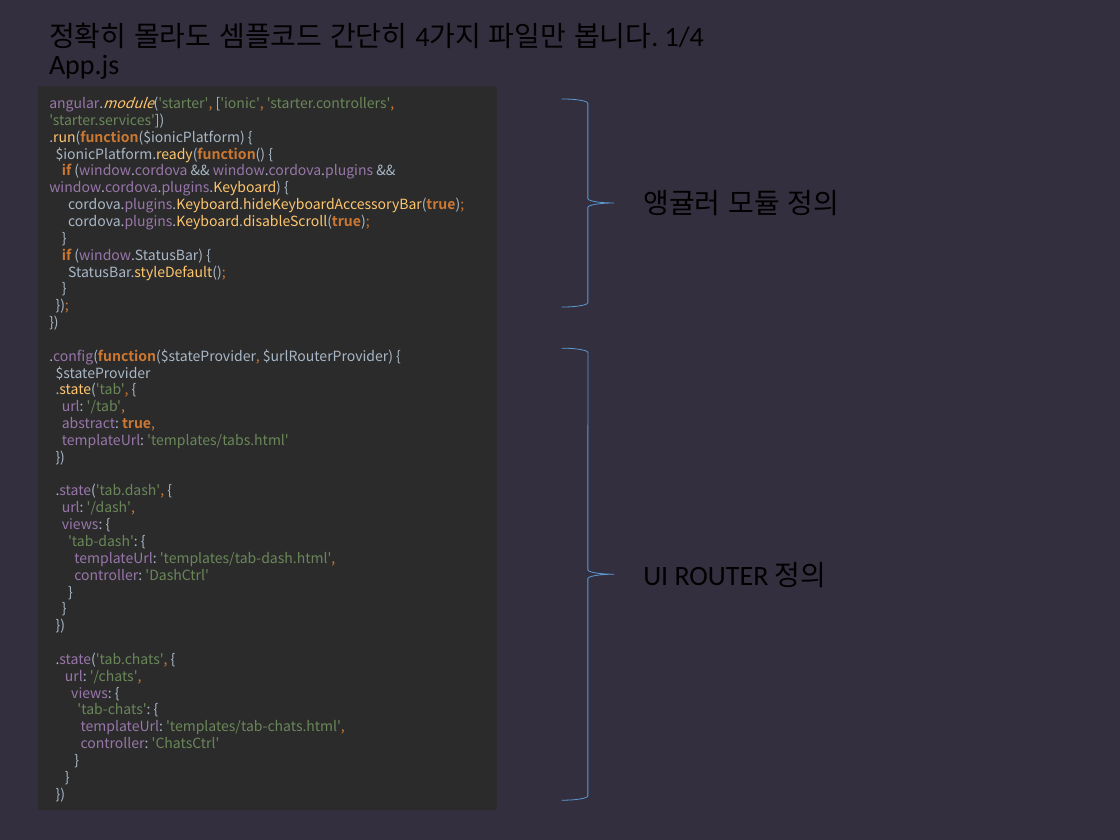
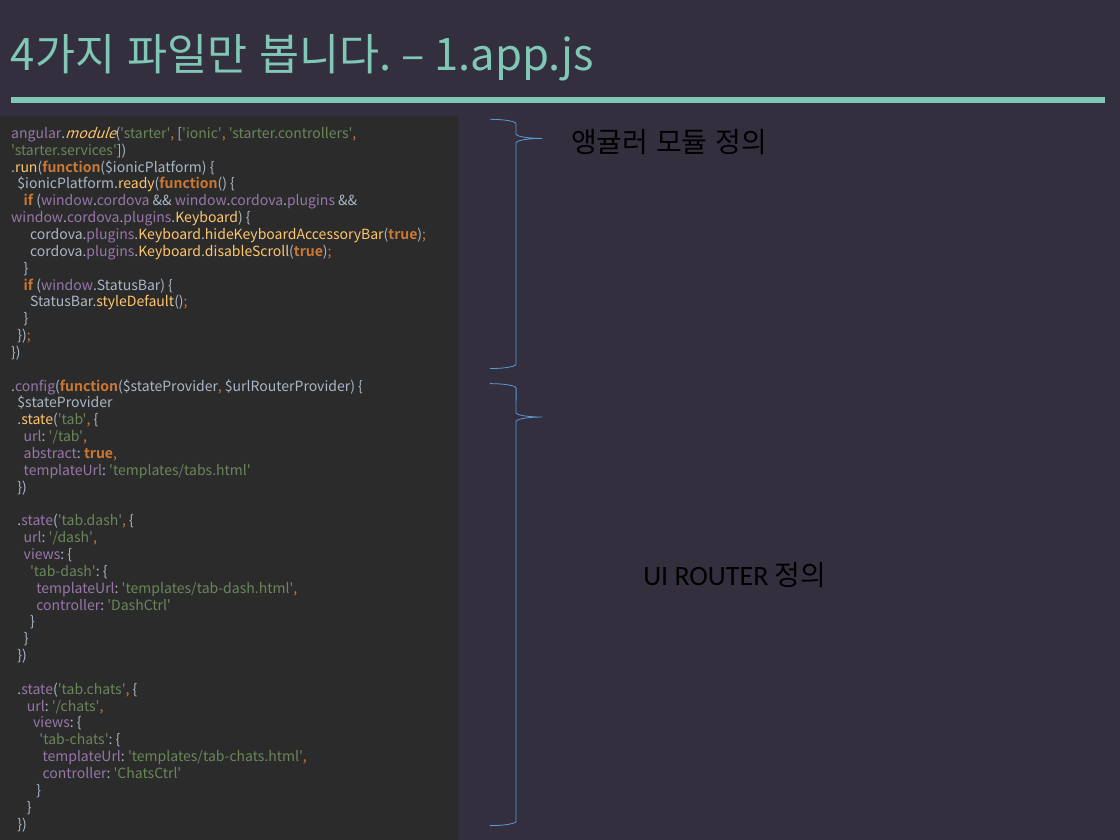
Before and after one commit to yysstory/mozzi, a slide deck: slide 22 of DOCS/1.pptx. Drawn at 1120x840 pixels with LibreOffice and Linux fonts; fonts in the diff are those of the drawing. Boxes give left, top, right and bottom in pixels: in the first picture for what was removed or moved away, otherwise in the second. Text is boxed around its words. In the diff, an @@ line names an element or a change of style, - is before the commit and + after.

```diff
--- a/DOCS/1.pptx
+++ b/DOCS/1.pptx
@@ text at [11,34,594,81]: text changed; size 18 to 28 pt; font Calibri to Noto Sans CJK KR; text colour #000000 to #80C8B5 @@
-정확히 몰라도 셈플코드 간단히 4가지 파일만 봅니다. 1/4
+4가지 파일만 봅니다. – 1.app.js
@@ text removed at [49,55,119,79] @@
-App.js
@@ rectangle "angular.module('starter', ['ionic', 'starter.controllers', ' ...": place and size @@
-rectangle "angular.module('starter', ['ionic', 'starter.controllers', ' ..." at [38,86,497,810]
+rectangle "angular.module('starter', ['ionic', 'starter.controllers', ' ..." at [0,116,459,840]
@@ line added from (15, 100) to (1102, 100), #80C8B5 4 pt @@
@@ right brace at [489,120,542,370]: proportions changed @@
@@ right brace: place and size @@
-right brace at [561,99,614,307]
+right brace at [489,120,542,370]
@@ text "앵귤러 모듈 정의": place and size @@
-text "앵귤러 모듈 정의" at [643,190,840,215]
+text "앵귤러 모듈 정의" at [571,129,768,154]
@@ right brace: place and size @@
-right brace at [561,348,614,801]
+right brace at [489,384,542,827]
@@ right brace at [489,384,542,827]: proportions changed @@
```
Also in this commit, not shown: 16 other slides changed, 1 slide added, 1 slide removed.
